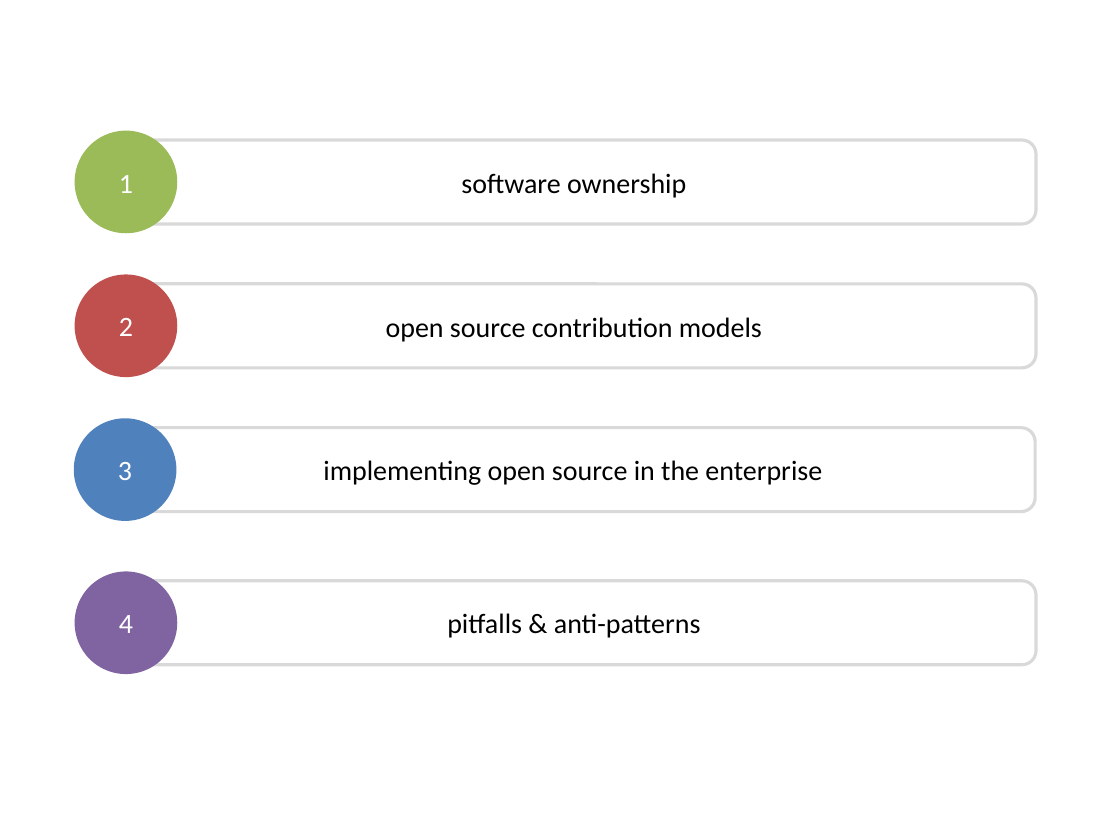
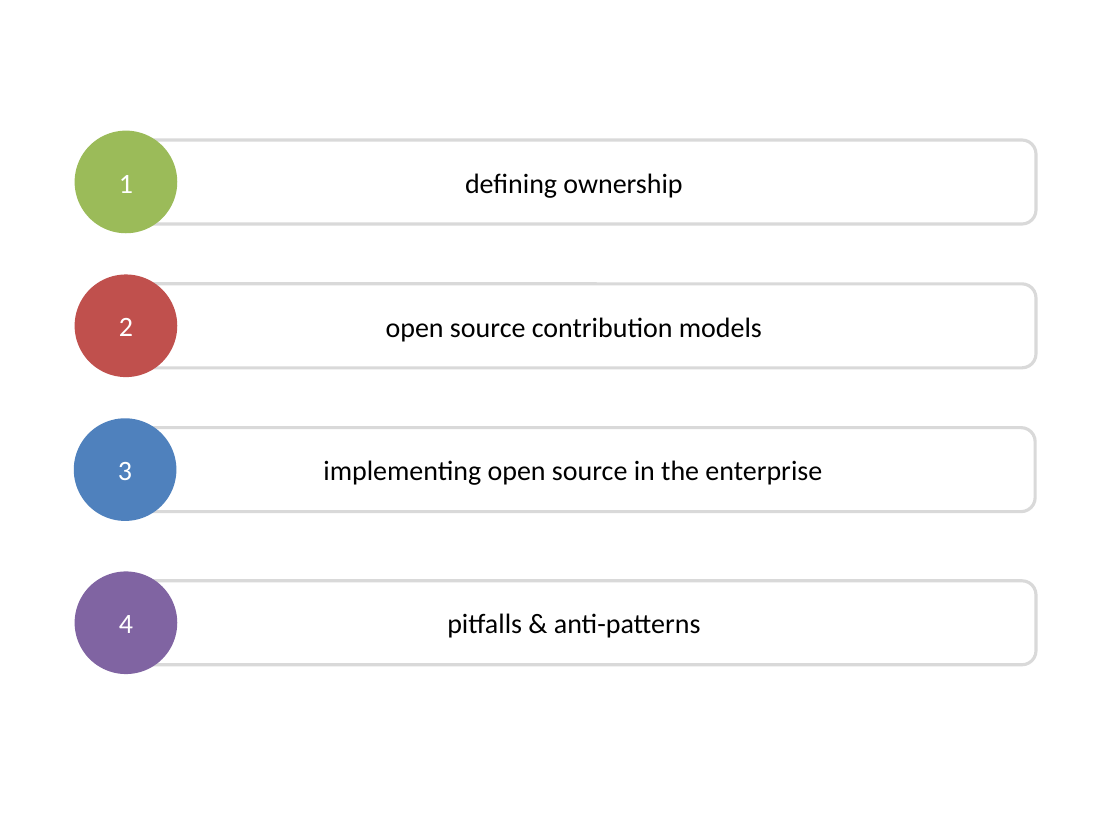
Before and after one commit to dsietz/open-source-model, a slide deck: slide 14 of Adopting the Open Source Model.pptx (slide 12 before the commit). Drawn at 1120x840 pixels with LibreOffice and Linux fonts; fonts in the diff are those of the drawing. Boxes give left, top, right and bottom in pixels: in the first picture for what was removed or moved away, otherwise in the second. Text is boxed around its words. In the diff, an @@ line names an element or a change of style, - is before the commit and + after.

```diff
--- a/Adopting the Open Source Model.pptx
+++ b/Adopting the Open Source Model.pptx
@@ text in rounded rectangle at (465,173,682,198): text changed @@
-software ownership
+defining ownership
```
Also in this commit, not shown: 7 other slides changed, 2 slides added.
